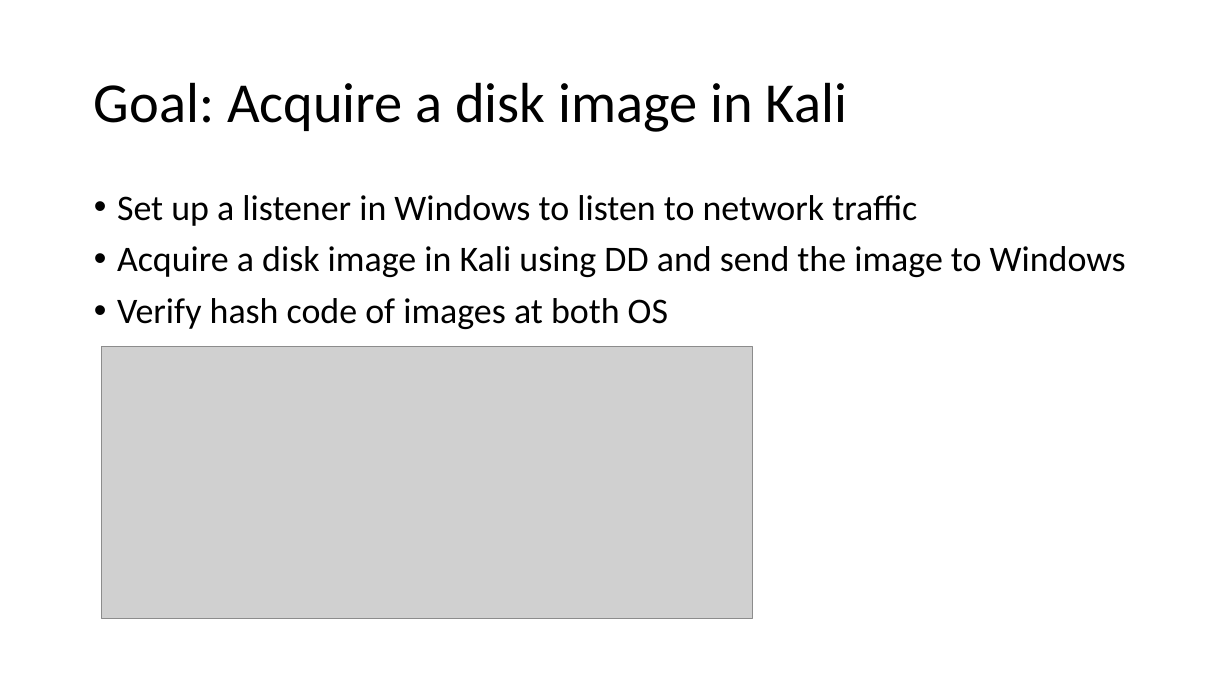
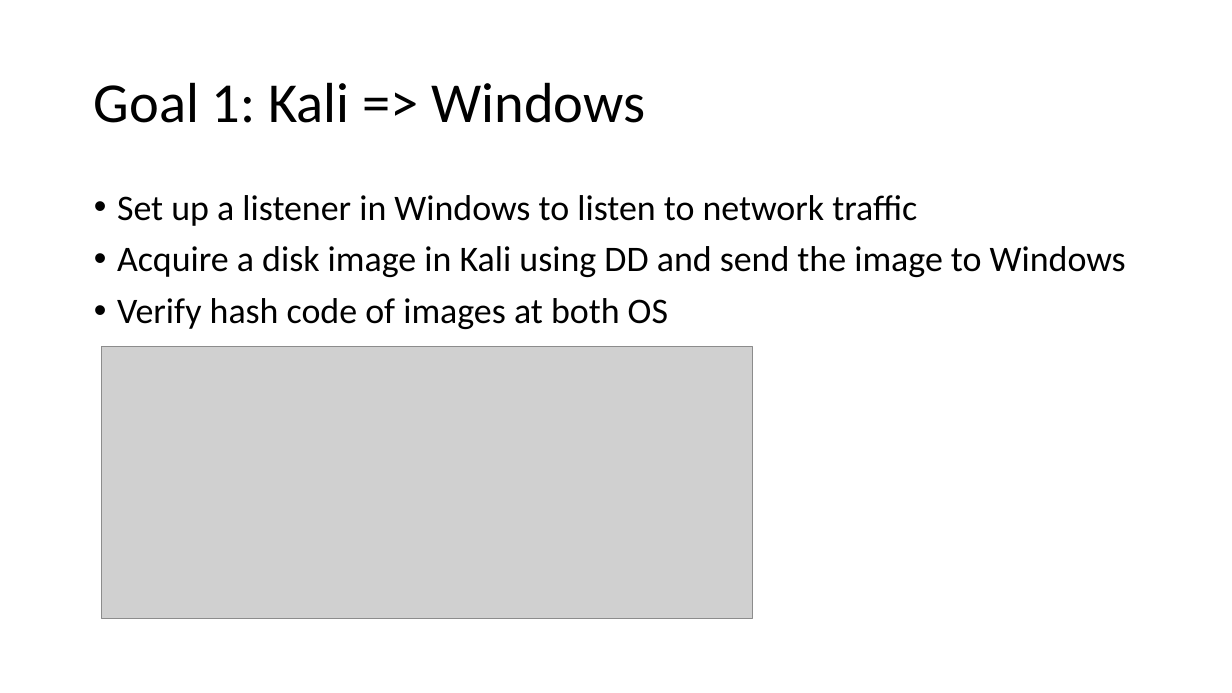
Before and after one commit to frankwxu/digital-forensics-lab, a slide deck: slide 27 of Basic_Computer_Skills_for_Forensics/7_USB_Image_Acquisition.pptx (slide 26 before the commit). Drawn at 1232x693 pixels with LibreOffice and Linux fonts; fonts in the diff are those of the drawing; grey boxes stand for pictures; background and template pictures are left out. Boxes give left, top, right and bottom in pixels: in the first picture for what was removed or moved away, otherwise in the second. Text is boxed around its words. In the diff, an @@ line names an element or a change of style, - is before the commit and + after.

```diff
--- a/Basic_Computer_Skills_for_Forensics/7_USB_Image_Acquisition.pptx
+++ b/Basic_Computer_Skills_for_Forensics/7_USB_Image_Acquisition.pptx
@@ title at bbox=[94, 82, 645, 123]: text changed @@
-Goal: Acquire a disk image in Kali
+Goal 1: Kali => Windows
```
Also in this commit, not shown: 1 other slide changed, 5 slides added, 8 other files.
